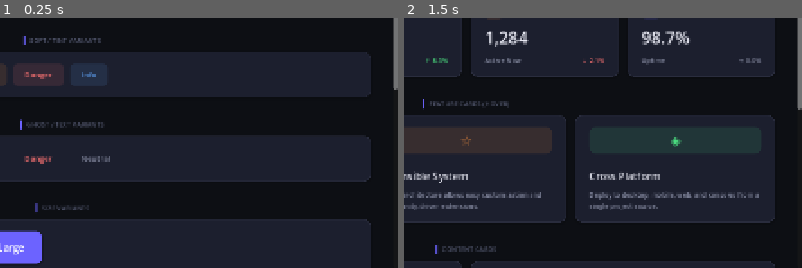
Above: before the commit, frames 1-2 (left to right).
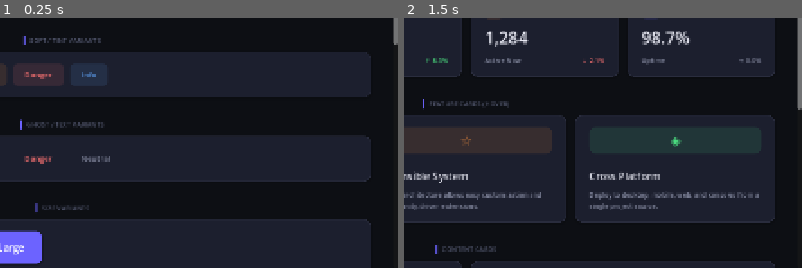
Above: after the commit, the same moments.

Repository: Cai-ki/godot-component-library
Game: Godot game, scene res://scenes/main.tscn
The game is run twice, just before and just after one commit, with the same random seed, the same clock (stepped at 60 frames per second) and the same inputs.
Inputs:
- Up to frame 1 (0.25 s): no input
- Up to frame 2 (1.5 s): click "◉ Buttons" at 0.5 s; click "⊞ Cards" at 1.25 s
The pictures show only the part of the screen within x 50-100%, y 50-100%; the shares and areas given below are measured in that part.

The runs differ from the first frame. In frame 1, 0.2% of the frame differs, in the area x 98-100%, y 10-29%; in frame 2, nothing differs.

Commit message:
feat: add UITooltip component with auto-positioning
UITooltip (extends Node) attaches to its parent Control in _ready(),
shows a styled panel in CanvasLayer(101) on mouse_entered and hides on
mouse_exited. Positions above by default with automatic fallback below
when near the top edge. Cleans up its panel in _exit_tree().
Demo added to Buttons page with 5 icon/text buttons + below-position variant.

Diff:
--- /dev/null
+++ b/components/tooltip/ui_tooltip.gd
@@ -0,0 +1,105 @@
+class_name UITooltip
+extends Node
+
+## Tooltip that appears above (or below) the parent Control on hover.
+## Usage: add as child of any Control and set tip_text.
+##   var btn = Button.new()
+##   var tip = UITooltip.new()
+##   tip.tip_text = "Click to save"
+##   btn.add_child(tip)
+
+@export var tip_text: String = ""
+## Force position: 0 = auto (above, fallback below), 1 = always below
+@export_enum("Auto", "Below") var tip_position: int = 0
+
+var _panel: PanelContainer
+var _label: Label
+
+
+func _ready() -> void:
+	var parent := get_parent()
+	if not parent is Control:
+		push_warning("UITooltip must be a child of a Control node.")
+		return
+	var target := parent as Control
+	target.mouse_entered.connect(_on_mouse_entered.bind(target))
+	target.mouse_exited.connect(_on_mouse_exited)
+	_build_panel()
+
+
+func _exit_tree() -> void:
+	if is_instance_valid(_panel):
+		_panel.queue_free()
+
+
+func _on_mouse_entered(target: Control) -> void:
+	if not is_instance_valid(_panel):
+		return
+	_label.text = tip_text
+	_panel.visible = false
+	_panel.reset_size()
+	_position_panel.bind(target).call_deferred()
+
+
+func _on_mouse_exited() -> void:
+	if is_instance_valid(_panel):
+		_panel.visible = false
+
+
+func _position_panel(target: Control) -> void:
+	if not is_instance_valid(target) or not is_instance_valid(_panel):
+		return
+
+	var rect        := target.get_global_rect()
+	var panel_size  := _panel.get_minimum_size()
+	var vp_size     := target.get_viewport().get_visible_rect().size
+
+	var x := rect.position.x + rect.size.x * 0.5 - panel_size.x * 0.5
+	var y := rect.position.y - panel_size.y - 8.0  # above by default
+
+	if tip_position == 1 or y < 8.0:
+		y = rect.position.y + rect.size.y + 8.0  # below
+
+	_panel.position = Vector2(clampf(x, 8.0, vp_size.x - panel_size.x - 8.0), y)
+	_panel.visible = true
+
+
+func _build_panel() -> void:
+	# Find or create the shared CanvasLayer for all tooltips
+	var root  := get_tree().root
+	var layer : CanvasLayer
+	for child in root.get_children():
+		if child.name == &"_UITooltipLayer":
+			layer = child as CanvasLayer
+			break
+	if not layer:
+		layer = CanvasLayer.new()
+		layer.name = "_UITooltipLayer"
+		layer.layer = 101  # above UIToast (100)
+		root.add_child(layer)
+
+	_panel = PanelContainer.new()
+	_panel.visible = false
+	_panel.mouse_filter = Control.MOUSE_FILTER_IGNORE
+
+	var s := StyleBoxFlat.new()
+	s.bg_color = UITheme.SURFACE_4
+	s.corner_radius_top_left     = UITheme.RADIUS_SM
+	s.corner_radius_top_right    = UITheme.RADIUS_SM
+	s.corner_radius_bottom_left  = UITheme.RADIUS_SM
+	s.corner_radius_bottom_right = UITheme.RADIUS_SM
+	s.border_width_top    = 1; s.border_width_bottom = 1
+	s.border_width_left   = 1; s.border_width_right  = 1
+	s.border_color  = UITheme.BORDER_STRONG
+	s.shadow_size   = 8
+	s.shadow_color  = Color(0, 0, 0, 0.3)
+	s.shadow_offset = Vector2(0, 3)
+	s.content_margin_left   = 12; s.content_margin_right  = 12
+	s.content_margin_top    = 8;  s.content_margin_bottom = 8
+	_panel.add_theme_stylebox_override("panel", s)
+	layer.add_child(_panel)
+
+	_label = Label.new()
+	_label.add_theme_font_size_override("font_size", UITheme.FONT_SM)
+	_label.add_theme_color_override("font_color", UITheme.TEXT_PRIMARY)
+	_panel.add_child(_label)
--- a/scripts/pages/buttons_page.gd
+++ b/scripts/pages/buttons_page.gd
@@ -12,6 +12,7 @@
 	_ghost_section(parent)
 	_sizes_section(parent)
 	_special_section(parent)
+	_tooltip_section(parent)
 
 
 # =============================================
@@ -201,3 +202,52 @@
 
 	parent.add_child(btn)
 	return btn
+
+
+# =============================================
+# TOOLTIPS
+# =============================================
+
+func _tooltip_section(parent: Control) -> void:
+	UI.section(parent, "Tooltips  (UITooltip)")
+	var card_v := UI.card(parent, 24, 20)
+	card_v.add_child(UI.label(
+		"Hover over buttons to see contextual tooltips. "
+		+ "Add UITooltip as a child of any Control and set tip_text.",
+		UITheme.FONT_SM, UITheme.TEXT_SECONDARY
+	))
+
+	var row := UI.hbox(card_v, 12)
+
+	var b1 := UI.solid_btn(row, "⊕  Save", UITheme.PRIMARY)
+	_tip(b1, "Save all pending changes to disk")
+
+	var b2 := UI.outline_btn(row, "Export", UITheme.SECONDARY)
+	_tip(b2, "Export project as a .zip archive")
+
+	var b3 := UI.soft_btn(row, "⟳  Sync", UITheme.INFO)
+	_tip(b3, "Pull latest changes from remote")
+
+	var b4 := UI.solid_btn(row, "✕", UITheme.DANGER)
+	_tip(b4, "Permanently delete selected items")
+
+	var b5 := UI.ghost_btn(row, "⚙", UITheme.TEXT_SECONDARY)
+	_tip(b5, "Open settings panel")
+
+	UI.h_expand(row)
+
+	# Below variant
+	var row2 := UI.hbox(card_v, 12)
+	row2.add_child(UI.label("tip_position = Below:", UITheme.FONT_SM, UITheme.TEXT_MUTED))
+	var b6 := UI.outline_btn(row2, "Details", UITheme.PRIMARY)
+	var t6 := UITooltip.new()
+	t6.tip_text = "View full details for this item"
+	t6.tip_position = 1  # Below
+	b6.add_child(t6)
+	UI.h_expand(row2)
+
+
+func _tip(target: Control, text: String) -> void:
+	var tip := UITooltip.new()
+	tip.tip_text = text
+	target.add_child(tip)
